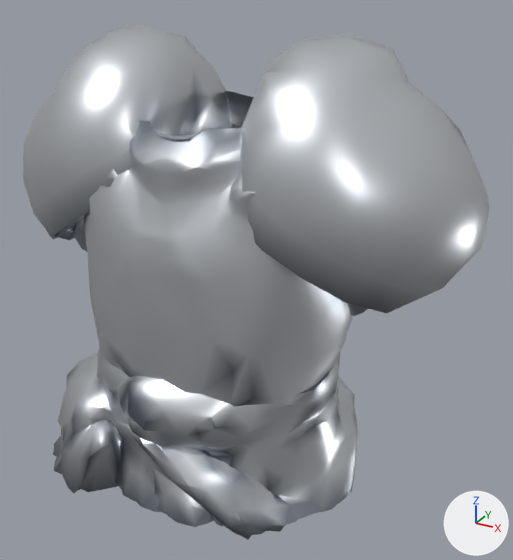
Renders of the glTF model assets_src/armor/aydor_0/heavy_a_chest.glb from each side of a commit.
Both versions are drawn from a camera (50 mm lens) standing at (0.522, -0.835, 1.704) and looking at (0.051, 0.023, 1.276). The lights are fixed; the arrows at lower right show +X, +Y and +Z. The picture after the commit comes second. Vertices at exactly the same position are counted once.

In view in the first picture: 'heavy_a_chest'.
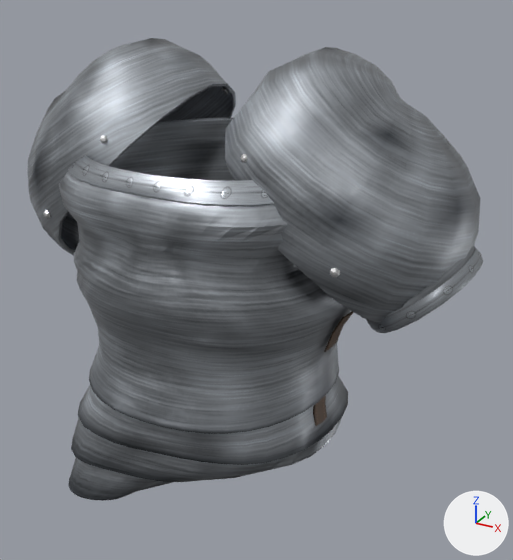
What differs and where, as boxes [x1, y1, x2, y2] in the pictures (513 x 560 px):
'heavy_a_chest', reshaped (10% shorter)
    before: [23, 25, 490, 540]
    after: [27, 38, 483, 501]
part 1 of me_heavy_a_chest, rebuilt
    before: [53, 91, 368, 540]
    after: [58, 120, 351, 501]
part 2 of me_heavy_a_chest, rebuilt
    before: [240, 33, 490, 313]
    after: [225, 47, 480, 323]
part 3 of me_heavy_a_chest, rebuilt
    before: [23, 25, 234, 239]
    after: [27, 38, 236, 253]
part 4 of me_heavy_a_chest, added
    after: [43, 88, 483, 426]

Diff of the bpy script that builds the scene:
```diff
--- a/assets_src/armor/aydor_0/heavy_a_chest.glb.py
+++ b/assets_src/armor/aydor_0/heavy_a_chest.glb.py
@@ img_trim_c_png @@
+img_trim_c_png = load_image('trim_c.png', '../textures/trim_c.png', 128, 64, 'sRGB')
@@ img_trim_orm_png @@
+img_trim_orm_png = load_image('trim_orm.png', '../textures/trim_orm.png', 128, 64, 'Non-Color')
@@ img_trim_n_png @@
+img_trim_n_png = load_image('trim_n.png', '../textures/trim_n.png', 128, 64, 'Non-Color')
@@ img_strap_c_png @@
+img_strap_c_png = load_image('strap_c.png', '../textures/strap_c.png', 128, 64, 'sRGB')
@@ img_strap_orm_png @@
+img_strap_orm_png = load_image('strap_orm.png', '../textures/strap_orm.png', 128, 64, 'Non-Color')
@@ img_strap_n_png @@
+img_strap_n_png = load_image('strap_n.png', '../textures/strap_n.png', 128, 64, 'Non-Color')
@@ img_steel_c_png @@
+img_steel_c_png = load_image('steel_c.png', '../textures/steel_c.png', 256, 256, 'sRGB')
@@ img_steel_orm_png @@
+img_steel_orm_png = load_image('steel_orm.png', '../textures/steel_orm.png', 256, 256, 'Non-Color')
@@ img_steel_n_png @@
+img_steel_n_png = load_image('steel_n.png', '../textures/steel_n.png', 256, 256, 'Non-Color')
@@ mat_trim @@
+mat_trim = bpy.data.materials.new('trim')
+# uses the picture img_trim_c_png
+# uses the picture img_trim_n_png
+# uses the picture img_trim_orm_png
@@ mat_strap @@
+mat_strap = bpy.data.materials.new('strap')
+# uses the picture img_strap_c_png
+# uses the picture img_strap_n_png
+# uses the picture img_strap_orm_png
@@ mat_iron @@
+mat_iron = bpy.data.materials.new('iron')
+mat_iron.use_nodes = True; mat_iron.node_tree.nodes.clear()
+_N = mat_iron.node_tree.nodes; _L = mat_iron.node_tree.links
+n0 = _N.new('ShaderNodeBsdfPrincipled'); n0.name = 'Principled BSDF'
+n0.inputs[1].default_value = 1.0  # 'Metallic'
+n0.inputs[2].default_value = 0.48  # 'Roughness'
+n1 = _N.new('ShaderNodeOutputMaterial'); n1.name = 'Material Output'
+n2 = _N.new('ShaderNodeVertexColor'); n2.name = 'Color Attribute'
+_L.new(n0.outputs[0], n1.inputs[0])  # 'BSDF' to 'Surface'
+_L.new(n2.outputs[0], n0.inputs[0])  # 'Color' to 'Base Color'
@@ mat_steel @@
+mat_steel = bpy.data.materials.new('steel')
+# uses the picture img_steel_c_png
+# uses the picture img_steel_n_png
+# uses the picture img_steel_orm_png
@@ me_heavy_a_chest @@
 # used by ob_heavy_a_chest; location = (0.0, 0.0, 0.0)
-me_heavy_a_chest.from_pydata(...)  # 2119 vertices, 3800 faces; spans x -0.369..0.365, y -0.209..0.211, z 0.956..1.628
-me_heavy_a_chest.materials.append(mat_metal)
+me_heavy_a_chest.from_pydata(...)  # 2370 vertices, 4208 faces; spans x -0.366..0.363, y -0.209..0.213, z 0.959..1.611
+# me_heavy_a_chest part 1: the loose piece of 1797 vertices spanning x -0.352..0.35, y -0.209..0.19, z 0.956..1.533 is rebuilt with 874 vertices and now spans x -0.208..0.216, y -0.209..0.209, z 0.966..1.472, in mat_steel
+# me_heavy_a_chest part 2: the loose piece of 161 vertices spanning x 0.028..0.365, y -0.133..0.211, z 1.304..1.628 is rebuilt with 199 vertices and now spans x 0.046..0.352, y -0.132..0.209, z 1.259..1.611, in mat_steel
+# me_heavy_a_chest part 3: the loose piece of 161 vertices spanning x -0.369..-0.054, y -0.131..0.211, z 1.304..1.628 is rebuilt with 199 vertices and now spans x -0.356..-0.029, y -0.133..0.21, z 1.258..1.611, in mat_steel
+# me_heavy_a_chest part 4: 918 vertices added at x -0.366..0.363, y -0.175..0.213, z 1.087..1.531
+# other edits to the shape of me_heavy_a_chest do not show in these pictures
+me_heavy_a_chest.materials.append(mat_iron)
+me_heavy_a_chest.materials.append(mat_steel)
+me_heavy_a_chest.materials.append(mat_strap)
+me_heavy_a_chest.materials.append(mat_trim)
```
